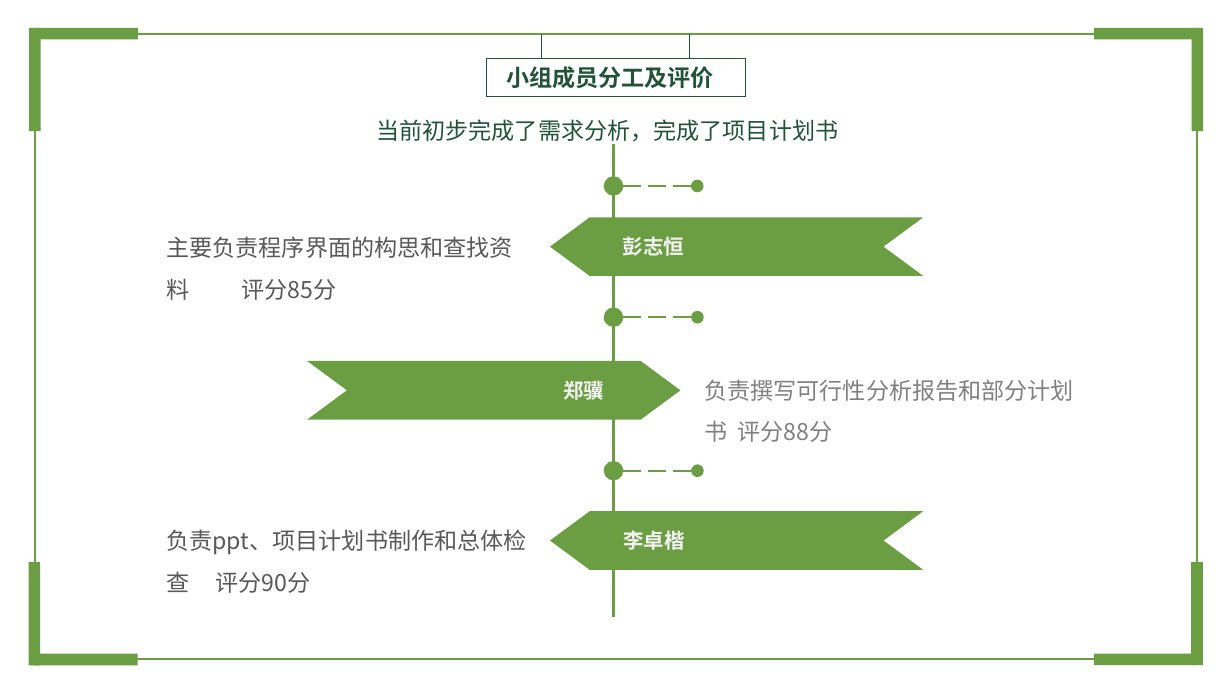
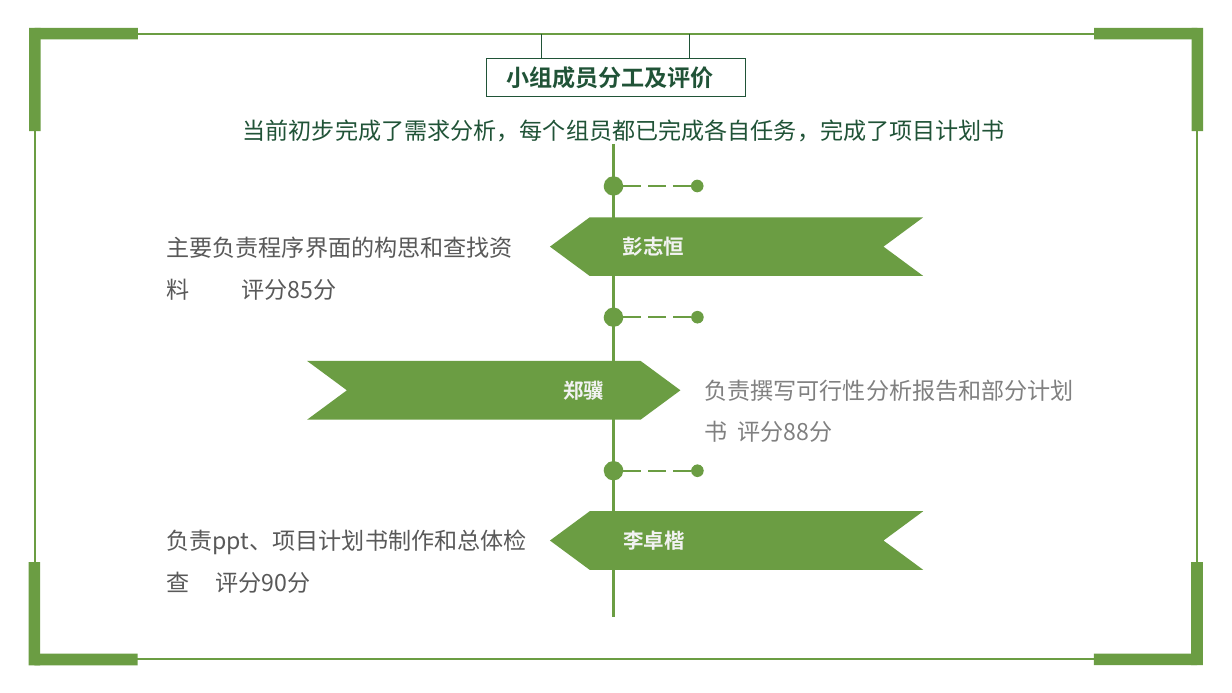
Before and after one commit to lzhokai/-, a slide deck: slide 8 of G13.pptx. Drawn at 1232x693 pixels with LibreOffice and Linux fonts; fonts in the diff are those of the drawing; background and template pictures are left out. Boxes give left, top, right and bottom in pixels: in the first picture for what was removed or moved away, otherwise in the second. Text is boxed around its words. In the diff, an @@ line names an element or a change of style, - is before the commit and + after.

```diff
--- a/G13.pptx
+++ b/G13.pptx
@@ text at (x1=243, y1=119, x2=1005, y2=145): text changed @@
-当前初步完成了需求分析，完成了项目计划书
+当前初步完成了需求分析，每个组员都已完成各自任务，完成了项目计划书
```
Also in this commit, not shown: 5 other files.
